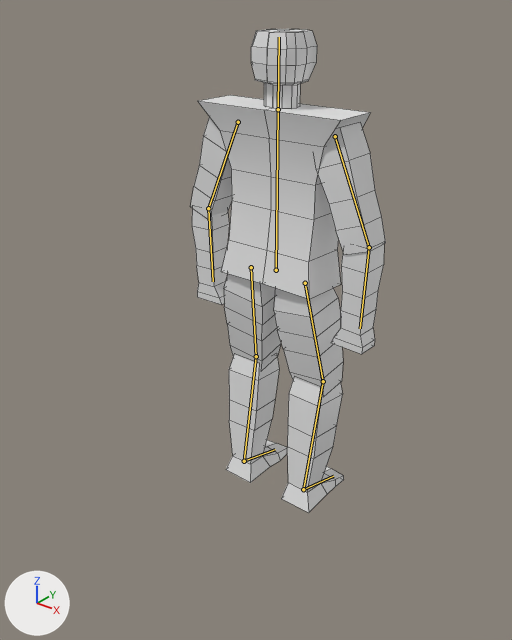
The Blender file Godot/Blender/Shambler/shambler.blend: old version first, new version second.
Both versions are drawn from a camera (50 mm lens) standing at (2.39, -3.18, 3.23) and looking at (-0.12, -0.05, 1.29). Arrows for +X, +Y and +Z are at lower left; the lights stay in place. The bones that bend it are drawn over the model as lines. Mesh edges are drawn as thin lines.
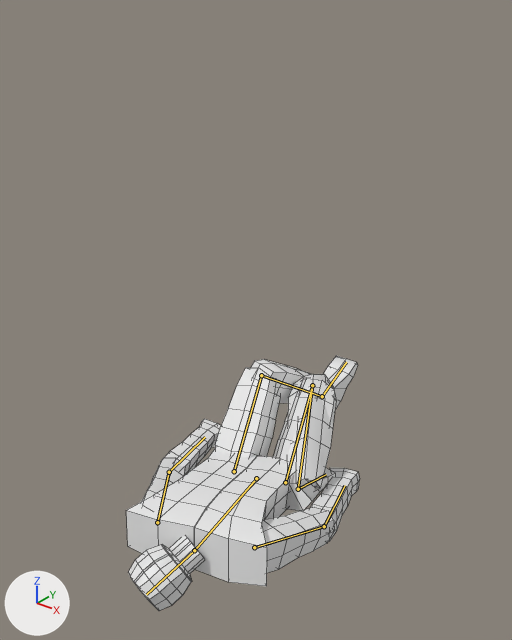
The newer file adds an action. The first version stands in its rest pose; the second is drawn at frame 6 of the action 'death'.

Changed parts and their boxes [x1, y1, x2, y2] in the pictures (512 x 640 px):
'Cube', posed (19% wider, 47% shorter)
    before: [190, 29, 386, 513]
    after: [126, 356, 360, 611]
bone 'body', root to tip
    before: (276, 270) to (278, 109)
    after: (256, 478) to (194, 550)
bone 'head', root to tip
    before: (278, 109) to (279, 37)
    after: (194, 550) to (146, 594)
bone 'upperarm.l', root to tip
    before: (238, 122) to (208, 208)
    after: (157, 522) to (169, 472)
bone 'lowerarm.l', root to tip
    before: (208, 208) to (213, 281)
    after: (169, 472) to (205, 437)
bone 'upperarm.r', root to tip
    before: (335, 136) to (369, 247)
    after: (254, 547) to (324, 526)
bone 'lowerarm.r', root to tip
    before: (369, 247) to (360, 328)
    after: (324, 526) to (345, 485)

The change in detail:
Bone 'body' (bone_body) moves from (0.0, 0.0, 0.0) to (0.0, -1.637, 0.15).
Bone 'body' (bone_body) turns from (0, 0, 0) to (-15, 5, -83) degrees about its own x, y and z.
Bone 'head' (bone_head) turns from (0, 0, 0) to (30, 5, -33) degrees about its own x, y and z.
Bone 'upperarm.l' (bone_upperarm_l) turns from (0, 0, 0) to (1, 21, 1) degrees about its own x, y and z.
Bone 'lowerarm.l' (bone_lowerarm_l) turns from (0, 0, 0) to (-2, -2, 15) degrees about its own x, y and z.
Bone 'upperarm.r' (bone_upperarm_r) turns from (0, 0, 0) to (1, 6, -10) degrees about its own x, y and z.
Bone 'lowerarm.r' (bone_lowerarm_r) turns from (0, 0, 0) to (-2, -15, 11) degrees about its own x, y and z.
Bone 'iklegtarget.l' (bone_iklegtarget_l) moves from (0.0, 0.0, 0.0) to (0.001, -1.063, -0.05).
Bone 'iklegtarget.l' (bone_iklegtarget_l) turns from (0, 0, 0) to (0, 0, 44) degrees about its own x, y and z.
Bone 'iklegtarget.r' (bone_iklegtarget_r) moves from (0.0, 0.0, 0.0) to (0.046, 0.0, -0.016).
Bone 'iklegtarget.r' (bone_iklegtarget_r) turns from (0, 0, 0) to (0, 1, 2) degrees about its own x, y and z.
